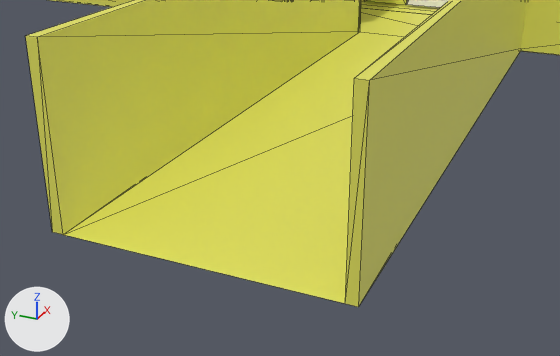
Before and after pictures for a commit that changed the glTF model data/map3DModel/building10/10_5.glb.
The view is the same before and after, from a 50 mm lens placed at (-1.995, -1.355, 0.353), pointed at (-1.47, -1.119, 0.091). Lighting does not change. The marker at lower left points along +X, +Y and +Z. Mesh edges are drawn as thin lines. Where no turn or scale is listed for an object, it has been applied to the vertices.

The older version as bpy lines, for what is in view:
```python
me_立方体_034 = bpy.data.meshes.new('立方体.034')
me_立方体_034.from_pydata(...)  # 348 vertices, 620 faces; spans x -1.22..0.99, y -1.4..1.69, z -0.1..0.1
# faces by material slot: [10, 10, 540, 10, 20, 10, 10, 10]
me_立方体_034.materials.append(mat_ゼミ室_034)  # yellow #e7e65f
me_立方体_034.materials.append(mat_ゼミ室_014)  # pink #ffcabf
me_立方体_034.materials.append(mat_マテリアル)  # yellow #e7e65f
me_立方体_034.materials.append(mat_ゼミ室_025)  # yellow #e7e65f
me_立方体_034.materials.append(mat_マテリアル_003)  # yellow #e7e65f
me_立方体_034.materials.append(mat_ゼミ室_026)  # yellow #e7e65f
me_立方体_034.materials.append(mat_ゼミ室_035)  # yellow #e7e65f
me_立方体_034.materials.append(mat_ゼミ室_045)  # yellow #e7e65f
ob_object = bpy.data.objects.new('object', me_立方体_034)
ob_object.location = (-0.2726, -0.6282, 0.1005)
```
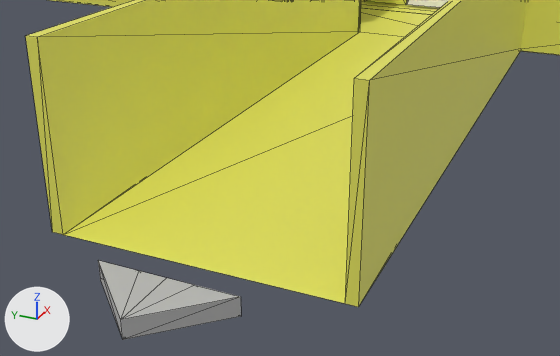
Where the change shows, as pixel boxes [x1, y1, x2, y2] in the pictures (560 x 356 px):
'transitionTo_全体マップ_10_5_1', added: after [98, 260, 241, 340]

The change, as a diff of the scene's bpy script:
```diff
--- a/data/map3DModel/building10/10_5.glb.py
+++ b/data/map3DModel/building10/10_5.glb.py
@@ mat_material_004 @@
+mat_material_004 = principled_material('Material.004')
+mat_material_004.base_color = (0.497, 0.497, 0.497)  # grey #bbbbbb
@@ me_cube_001 @@
+me_cube_001.from_pydata([(0.217, -0.0275, 0.0123), (0.217, -0.0275, -0.0067), (0.217, 0.0, -0.0067), (0.217, 0.0, 0.0123), (0.217, -0.0699, 0.0123), (0.217, -0.0699, -0.0067), (0.1505, 0.0, -0.0067), (0.1505, 0.0, 0.0123), (0.217, 0.0275, 0.0123), (0.217, 0.0275, -0.0067), (0.217, 0.0699, 0.0123), (0.217, 0.0699, -0.0067)], [], [(0, 3, 2), (0, 2, 1), (2, 3, 7), (2, 7, 6), (4, 5, 6), (4, 6, 7), (1, 2, 6), (1, 6, 5), (4, 7, 0), (7, 3, 0), (0, 1, 5), (0, 5, 4), (8, 9, 2), (8, 2, 3), (10, 7, 6), (10, 6, 11), (9, 11, 6), (9, 6, 2), (10, 8, 7), (8, 3, 7), (8, 10, 11), (8, 11, 9)])
+me_cube_001.materials.append(mat_material_004)  # grey #bbbbbb
@@ ob_transitionto_全体マップ_10_5_1 @@
+ob_transitionto_全体マップ_10_5_1 = bpy.data.objects.new('transitionTo_全体マップ_10_5_1', me_cube_001)
+ob_transitionto_全体マップ_10_5_1.location = (-1.7389, -1.0376, -0.0077)
```
